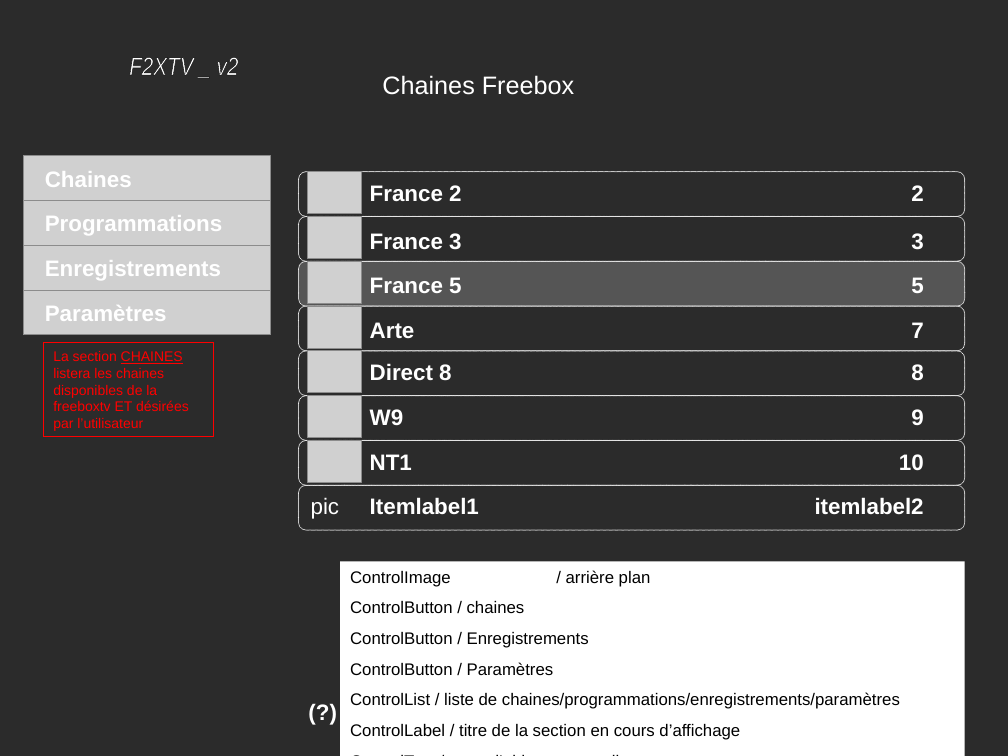
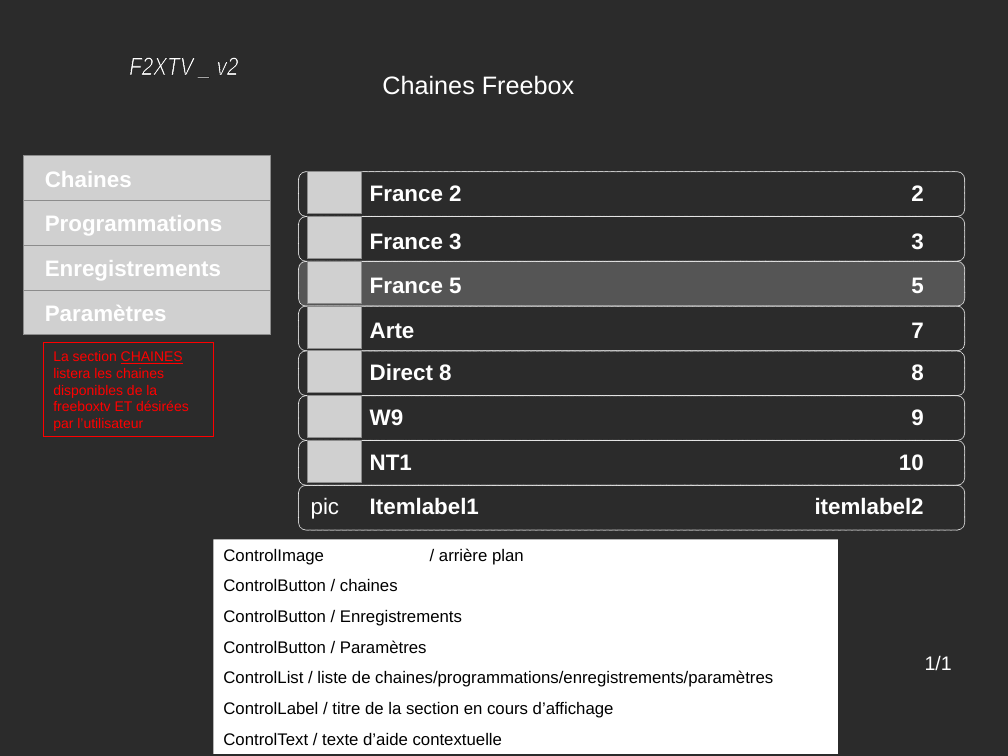
Before and after one commit to GoogleCodeArchives/xbmc-scripts, a slide deck: slide 1 of F2XTV_V2/f2xtvgui.ppt. Drawn at 1008x756 pixels with LibreOffice and Linux fonts; fonts in the diff are those of the drawing; grey boxes stand for pictures; background and template pictures are left out; a plain dark background stands for a picture behind light text. Boxes give left, top, right and bottom in pixels: in the first picture for what was removed or moved away, otherwise in the second. Text is boxed around its words. In the diff, an @@ line names an element or a change of style, - is before the commit and + after.

Commit message:
test de mise à jour

```diff
--- a/F2XTV_V2/f2xtvgui.ppt
+++ b/F2XTV_V2/f2xtvgui.ppt
@@ rectangle "ControlImage / arrière plan": place and size @@
-rectangle "ControlImage / arrière plan" at box(341, 561, 966, 756)
+rectangle "ControlImage / arrière plan" at box(214, 539, 839, 754)
@@ text added at box(925, 656, 952, 670), 14 pt, text #FFFFFF @@
+1/1
@@ text removed at box(298, 692, 372, 730) @@
-(?) :
```
